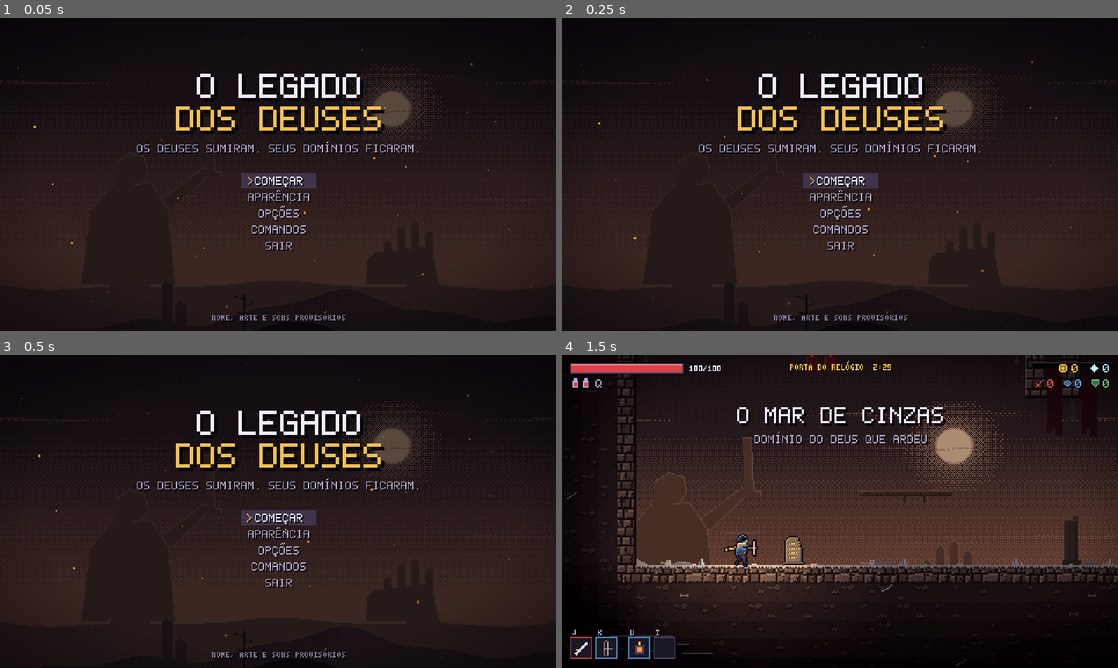
Above: before the commit, frames 1-4 (two rows, left to right).
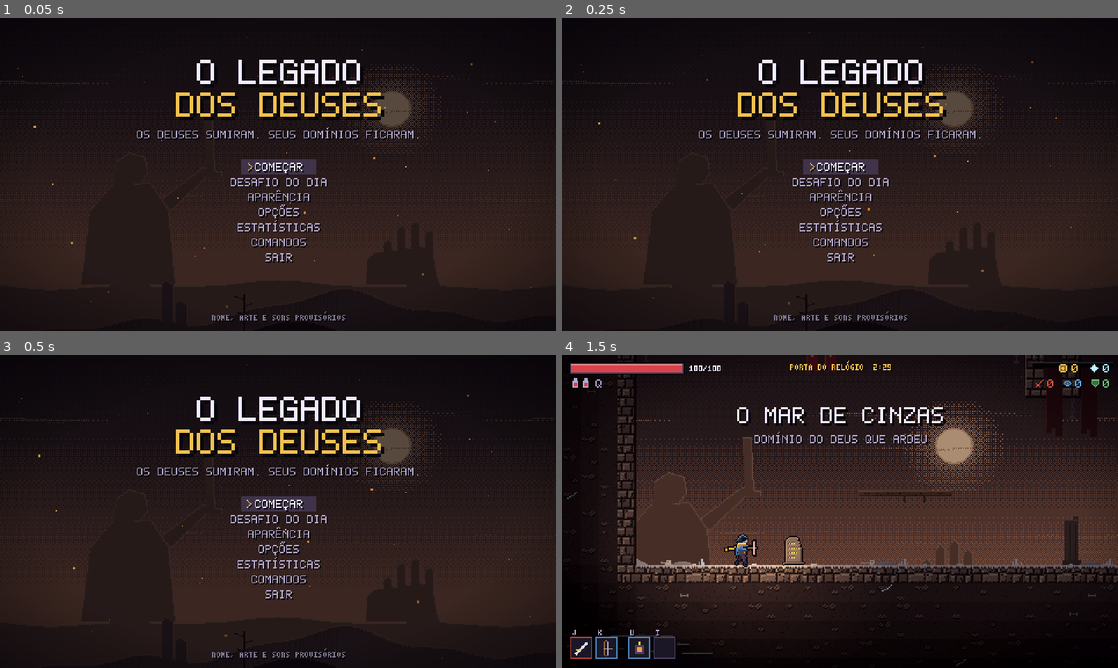
Above: after the commit, the same moments.

Repository: MrRobotS0/Roguevania
Game: Godot game, scene res://scenes/main.tscn
The game is run twice, just before and just after one commit, with the same random seed, the same clock (stepped at 60 frames per second) and the same inputs.
Inputs (mouse positions are in pixels of both pictures, inside the frame that each line leads up to):
- Up to frame 1 (0.05 s): no input
- Up to frame 2 (0.25 s): no input
- Up to frame 3 (0.5 s): no input
- Up to frame 4 (1.5 s): tap Enter (confirm) at 0.5 s; move the mouse to (962, 495) at 0.52 s; hold D (right) 0.53-1.28 s; click (962, 495) at 0.6 s; tap Space (jump) at 0.77 s; move the mouse to (728, 527) at 1.27 s; hold S (down) from 1.28 s (still down); right-click (728, 527) at 1.35 s; click (728, 527) at 1.42 s

The runs differ from the first frame. In frame 1, 6.5% of the frame differs, in the area x 24-76%, y 13-79%; in frame 2, 6.5%; in frame 3, 6.5%; in frame 4, nothing differs.

Commit message:
Extras: desafio do dia (semente da data), estatísticas, recorde de speedrun

Diff:
--- a/scripts/actors/player.gd
+++ b/scripts/actors/player.gd
@@ -52,6 +52,7 @@
 var mutations: Array[String] = []
 var blueprints: Array[String] = []   # plantas achadas, entregues na próxima Vigia
 var curse := 0              # baú maldito: qualquer golpe mata até matar `curse` inimigos
+var last_used := ""         # id da última arma/habilidade usada (estatísticas)
 var _air_jumps := 0
 var _rage := 0.0
 
@@ -355,6 +356,8 @@
 # --- armas --------------------------------------------------------------------
 
 func _use_weapon(slot: int) -> bool:
+	if weapon(slot):
+		last_used = weapon(slot).data.id
 	var g := weapon(slot)
 	if g == null:
 		return false
@@ -514,6 +517,7 @@
 	var g := skill(slot)
 	if g == null or skill_cd[slot] > 0.0:
 		return false
+	last_used = g.data.id
 	var data: SkillData = g.data
 	var power := data.damage * g.power() * stat_mult(data.stat)
 	match data.kind:
@@ -741,8 +745,10 @@
 		d.amount *= 1.2
 
 
-func on_kill(_e: Node) -> void:
+func on_kill(e: Node) -> void:
 	kills += 1
+	if e is Enemy:
+		Run.note_kill(e.title, last_used)
 	if has_mutation("sangue_quente") and alive():
 		heal(maxi(2, roundi(max_hp * 0.03)))
 	if curse > 0:
@@ -767,6 +773,8 @@
 	if _guard(d):
 		return false
 	hp = maxi(hp - roundi(d.value() * Run.enemy_damage_mult()), 0)
+	if is_instance_valid(d.source) and d.source is Enemy:
+		Run.killer = d.source.title
 	if curse > 0:
 		hp = 0
 		Fx.toast("A MALDIÇÃO COBROU")
--- a/scripts/autoload/meta.gd
+++ b/scripts/autoload/meta.gd
@@ -23,7 +23,8 @@
 
 func _defaults() -> Dictionary:
 	return {"unlocked": [], "runs": 0, "wins": 0, "best_kills": 0, "deaths": 0, "skin": "andarilho",
-		"blueprints": [], "runes": [], "heat": 0}
+		"blueprints": [], "runes": [], "heat": 0,
+		"stats": {}, "daily": {}, "best_time": 0.0}
 
 
 func _load() -> void:
@@ -127,3 +128,70 @@
 	if level + 1 > int(data["heat"]):
 		data["heat"] = mini(level + 1, 4)
 		save()
+
+
+# --- estatísticas, recorde e desafio do dia -------------------------------------------
+
+func _add(table: String, key: String, n: int) -> void:
+	var st: Dictionary = data["stats"]
+	if not st.has(table):
+		st[table] = {}
+	st[table][key] = int(st[table].get(key, 0)) + n
+
+
+# Chamado no fim de toda partida (morte, vitória ou desistência).
+func record_stats(won: bool) -> bool:
+	for k in Run.kills_by:
+		_add("kills_by", k, Run.kills_by[k])
+	for k in Run.weapon_kills:
+		_add("weapon_kills", k, Run.weapon_kills[k])
+	if not won and Run.killer != "":
+		_add("deaths_by", Run.killer, 1)
+	_add("reached", Run.stage_id, 1)
+	var st: Dictionary = data["stats"]
+	st["deepest"] = maxi(int(st.get("deepest", 0)), Run.path.size())
+	st["time"] = float(st.get("time", 0.0)) + Run.time
+	var record := false
+	if won and (float(data["best_time"]) <= 0.0 or Run.time < float(data["best_time"])):
+		data["best_time"] = Run.time
+		record = true
+	if Run.daily != "":
+		var day: Dictionary = data["daily"].get(Run.daily, {"tries": 0, "best_depth": 0, "best_time": 0.0})
+		day["tries"] = int(day["tries"]) + 1
+		day["best_depth"] = maxi(int(day["best_depth"]), Run.path.size())
+		if won and (float(day["best_time"]) <= 0.0 or Run.time < float(day["best_time"])):
+			day["best_time"] = Run.time
+		data["daily"][Run.daily] = day
+	save()
+	return record
+
+
+func stats_text() -> String:
+	var st: Dictionary = data["stats"]
+	var lines := PackedStringArray()
+	var clock := func(t: float) -> String: return "%d:%02d" % [int(t) / 60, int(t) % 60]
+	lines.append("PARTIDAS %d · VITÓRIAS %d · MORTES %d" % [data["runs"], data["wins"], data["deaths"]])
+	lines.append("ANDAR MAIS FUNDO: %d DE 8 · TEMPO JOGADO: %s" % [int(st.get("deepest", 0)), clock.call(float(st.get("time", 0.0)))])
+	if float(data["best_time"]) > 0.0:
+		lines.append("MELHOR VITÓRIA: %s" % clock.call(float(data["best_time"])))
+	lines.append("")
+	for pair in [["deaths_by", "QUEM MAIS TE MATOU"], ["kills_by", "QUEM VOCÊ MAIS MATOU"], ["weapon_kills", "SUAS ARMAS FAVORITAS"]]:
+		var table: Dictionary = st.get(pair[0], {})
+		if table.is_empty():
+			continue
+		var keys := table.keys()
+		keys.sort_custom(func(a, b) -> bool: return int(table[a]) > int(table[b]))
+		var top := PackedStringArray()
+		for k in keys.slice(0, 3):
+			var name := String(k)
+			if pair[0] == "weapon_kills":
+				var r := Catalog.find(name)
+				name = r.title if r else name
+			top.append("%s (%d)" % [name.to_upper(), int(table[k])])
+		lines.append("%s: %s" % [pair[1], ", ".join(top)])
+	var today: Dictionary = data["daily"].get(Run.today(), {})
+	if not today.is_empty():
+		lines.append("")
+		lines.append("DESAFIO DE HOJE: %d TENTATIVAS · MAIS FUNDO %d%s" % [today["tries"], today["best_depth"],
+			(" · VENCEU EM " + clock.call(float(today["best_time"]))) if float(today["best_time"]) > 0.0 else ""])
+	return "\n".join(lines)
--- a/scripts/autoload/run.gd
+++ b/scripts/autoload/run.gd
@@ -38,6 +38,10 @@
 var stage_time := 0.0
 var heat := 0              # Brasas do Deus: dificuldade escolhida no título
 var stage_tier := 0        # profundidade do andar atual (inimigos ficam mais fortes)
+var daily := ""            # data do desafio do dia ("" = partida normal)
+var kills_by := {}         # título do inimigo -> abates nesta partida
+var weapon_kills := {}     # id da arma/habilidade -> abates nesta partida
+var killer := ""           # quem deu o último golpe no herói
 var active := false
 
 
@@ -51,6 +55,10 @@
 	stage_time = 0.0
 	heat = clampi(heat_level, 0, MAX_HEAT)
 	stage_tier = 0
+	daily = ""
+	kills_by = {}
+	weapon_kills = {}
+	killer = ""
 	active = true
 
 
@@ -152,3 +160,27 @@
 	p.blueprints.assign(carry.get("blueprints", []))
 	p.recompute_max_hp()
 	p.hp = clampi(carry["hp"], 1, p.max_hp)
+
+
+# --- desafio do dia ------------------------------------------------------------------
+# Mesma semente para qualquer um no mesmo dia: dá para comparar com os amigos.
+
+static func today() -> String:
+	var d := Time.get_date_dict_from_system()
+	return "%04d-%02d-%02d" % [d["year"], d["month"], d["day"]]
+
+
+static func daily_seed(date: String) -> int:
+	return absi(hash("legado-" + date)) % 2147483647
+
+
+func new_daily() -> void:
+	var date := today()
+	new_run(daily_seed(date), 0)
+	daily = date
+
+
+func note_kill(enemy_title: String, weapon_id: String) -> void:
+	kills_by[enemy_title] = int(kills_by.get(enemy_title, 0)) + 1
+	if weapon_id != "":
+		weapon_kills[weapon_id] = int(weapon_kills.get(weapon_id, 0)) + 1
--- a/scripts/main.gd
+++ b/scripts/main.gd
@@ -138,6 +138,13 @@
 			menu.open_text("COMANDOS", CONTROLS)
 		"options":
 			options_screen.open()
+		"stats":
+			menu.open_text("ESTATÍSTICAS", Meta.stats_text())
+		"daily":
+			screen.close()
+			Run.new_daily()
+			_load_stage()
+			Fx.toast("DESAFIO DO DIA " + Run.daily + " · MESMA SEMENTE PARA TODOS")
 		"quit":
 			get_tree().quit()
 
@@ -222,6 +229,7 @@
 			Run.active = false
 			Meta.record_run(true, level.player.kills)
 			Meta.record_heat_win(Run.heat)
+			Run.set_meta("record", Meta.record_stats(true))
 			screen.show_victory(level.player)
 			Music.play("titulo")
 			return
@@ -240,6 +248,7 @@
 	_playing = false
 	Run.active = false
 	Meta.record_run(false, level.player.kills)
+	Meta.record_stats(false)
 	var place := level.biome.title if level.biome else "TREINO"
 	if level.is_boss_room:
 		place = "O Trono do Imperador Cego"
@@ -277,8 +286,8 @@
 		menu.open_text.call_deferred("COMANDOS", CONTROLS)
 	elif i == 3:
 		Meta.record_run(false, level.player.kills)
+		Meta.record_stats(false)
 		_show_title()
 
 
-const CONTROLS := "M OU TAB (SEGURE): MAPA
-A / D  OU SETAS: ANDAR\nESPAÇO: PULAR (SEGURE PARA PULAR MAIS ALTO)\nJ: ARMA 1   K: ARMA 2   (MOUSE: ESQUERDO E DIREITO)\nU: HABILIDADE 1   I: HABILIDADE 2\nSHIFT: ROLAR (INVENCÍVEL DURANTE A ROLAGEM)\nS + J NO AR: MERGULHO\nS + ESPAÇO: DESCER DA PLATAFORMA\nQ: BEBER FRASCO   E: USAR / PEGAR\nESC: PAUSA   F1: DEBUG\n\nCONTROLE: A PULA, X E Y ARMAS, LB E RB HABILIDADES, B OU RT ROLA, LT CURA, CIMA USA"
+const CONTROLS := "M OU TAB (SEGURE): MAPA\nA / D  OU SETAS: ANDAR\nESPAÇO: PULAR (SEGURE PARA PULAR MAIS ALTO)\nJ: ARMA 1   K: ARMA 2   (MOUSE: ESQUERDO E DIREITO)\nU: HABILIDADE 1   I: HABILIDADE 2\nSHIFT: ROLAR (INVENCÍVEL DURANTE A ROLAGEM)\nS + J NO AR: MERGULHO\nS + ESPAÇO: DESCER DA PLATAFORMA\nQ: BEBER FRASCO   E: USAR / PEGAR\nESC: PAUSA   F1: DEBUG\n\nCONTROLE: A PULA, X E Y ARMAS, LB E RB HABILIDADES, B OU RT ROLA, LT CURA, CIMA USA"
--- a/scripts/ui/screen.gd
+++ b/scripts/ui/screen.gd
@@ -9,8 +9,10 @@
 
 const TITLE_OPTIONS := [
 	["start", "COMEÇAR"],
+	["daily", "DESAFIO DO DIA"],
 	["skins", "APARÊNCIA"],
 	["options", "OPÇÕES"],
+	["stats", "ESTATÍSTICAS"],
 	["controls", "COMANDOS"],
 	["quit", "SAIR"],
 ]
@@ -49,7 +51,7 @@
 func show_victory(p: Player) -> void:
 	mode = "victory"
 	lines = [
-		["O IMPERADOR CEGO CAIU EM " + _clock(Run.time), Palette.UI_TEXT],
+		["O IMPERADOR CEGO CAIU EM " + _clock(Run.time) + ("   ·   NOVO RECORDE!" if Run.get_meta("record", false) else ""), Palette.UI_TEXT],
 		["%d INIMIGOS DERROTADOS" % p.kills, Palette.UI_DIM],
 		["CAMINHO: " + " > ".join(PackedStringArray(Run.path.map(func(id: String) -> String: return String(Catalog.STAGE_NAMES.get(id, id)).trim_prefix("O ").trim_prefix("A ").trim_prefix("Os ")))).to_upper(), Palette.GOLD],
 		[("BRASAS DO DEUS LIBERADAS: %d" % mini(Run.heat + 1, Run.MAX_HEAT)) if Run.heat < Run.MAX_HEAT else "VOCÊ VENCEU COM TODAS AS BRASAS.", Palette.BURN],
@@ -122,15 +124,15 @@
 	match mode:
 		"title":
 			_embers(size)
-			PixelFont.body_centered(self, "O LEGADO", Vector2(mid, 58), Palette.UI_TEXT, 3)
-			PixelFont.body_centered(self, "DOS DEUSES", Vector2(mid, 86), Palette.GOLD, 3)
-			PixelFont.body_centered(self, "OS DEUSES SUMIRAM. SEUS DOMÍNIOS FICARAM.", Vector2(mid, 112), Palette.UI_DIM)
-			_title_menu(Vector2(mid, 140))
+			PixelFont.body_centered(self, "O LEGADO", Vector2(mid, 46), Palette.UI_TEXT, 3)
+			PixelFont.body_centered(self, "DOS DEUSES", Vector2(mid, 74), Palette.GOLD, 3)
+			PixelFont.body_centered(self, "OS DEUSES SUMIRAM. SEUS DOMÍNIOS FICARAM.", Vector2(mid, 100), Palette.UI_DIM)
+			_title_menu(Vector2(mid, 128))
 		"death":
 			PixelFont.body_centered(self, "VOCÊ MORREU", Vector2(mid, 74), Palette.HURT, 3)
 		"victory":
 			PixelFont.body_centered(self, "A JORNADA TERMINOU", Vector2(mid, 70), Palette.GOLD, 2)
-	var y := size.y - 34.0 if mode == "title" else 106.0
+	var y := size.y - 28.0 if mode == "title" else 106.0
 	for l in lines:
 		PixelFont.body_centered(self, l[0], Vector2(mid, y), l[1])
 		y += PixelFont.BODY_LINE
@@ -143,7 +145,7 @@
 func _title_menu(top: Vector2) -> void:
 	for i in TITLE_OPTIONS.size():
 		var label: String = TITLE_OPTIONS[i][1]
-		var y := top.y + i * 14.0
+		var y := top.y + i * 13.0
 		var selected := i == _index
 		if selected:
 			var w := PixelFont.body_width(label) + 24.0
--- a/tests/run_tests.gd
+++ b/tests/run_tests.gd
@@ -132,6 +132,7 @@
 	await _case("afixos: afiada dá mais dano, vampira cura", _affixes)
 	await _case("os 7 guardiões lutam e acertam o herói", _bosses)
 	await _case("inimigos dos domínios novos acertam", _domain_enemies)
+	await _case("desafio do dia, estatísticas e recorde", _extras)
 
 	print("")
 	print("%d ok, %d falhas" % [_passed, _failures.size()])
@@ -1020,3 +1021,25 @@
 			if p.hp < p.max_hp:
 				break
 		_check(p.hp < p.max_hp, "%s não acertou o herói" % name)
+
+
+func _extras() -> void:
+	Meta.use_path("user://teste.save", true)
+	_check(Run.daily_seed("2026-11-03") == Run.daily_seed("2026-11-03"), "semente do dia muda")
+	_check(Run.daily_seed("2026-11-03") != Run.daily_seed("2026-11-04"), "dias diferentes, mesma semente")
+	Run.new_daily()
+	_check(Run.daily == Run.today() and Run.seed_value == Run.daily_seed(Run.today()), "desafio não usou a semente do dia")
+	Run.note_kill("PENITENTE", "espada_cerimonial")
+	Run.note_kill("PENITENTE", "espada_cerimonial")
+	Run.killer = "LOBO PÁLIDO"
+	Run.time = 300.0
+	Meta.record_stats(false)
+	var st: Dictionary = Meta.data["stats"]
+	_check(int(st["kills_by"]["PENITENTE"]) == 2, "abates não somaram")
+	_check(int(st["deaths_by"]["LOBO PÁLIDO"]) == 1, "quem matou não ficou salvo")
+	_check(int(Meta.data["daily"][Run.today()]["tries"]) == 1, "tentativa do dia não contou")
+	_check(Meta.record_stats(true), "a primeira vitória não virou recorde")
+	Run.time = 400.0
+	_check(not Meta.record_stats(true), "vitória mais lenta virou recorde")
+	_check(Meta.stats_text().contains("QUEM MAIS TE MATOU"), "tela de estatísticas incompleta")
+	Meta.use_path("user://teste.save", true)
Not shown, changed: docs/PLANO_EXPANSAO.md
